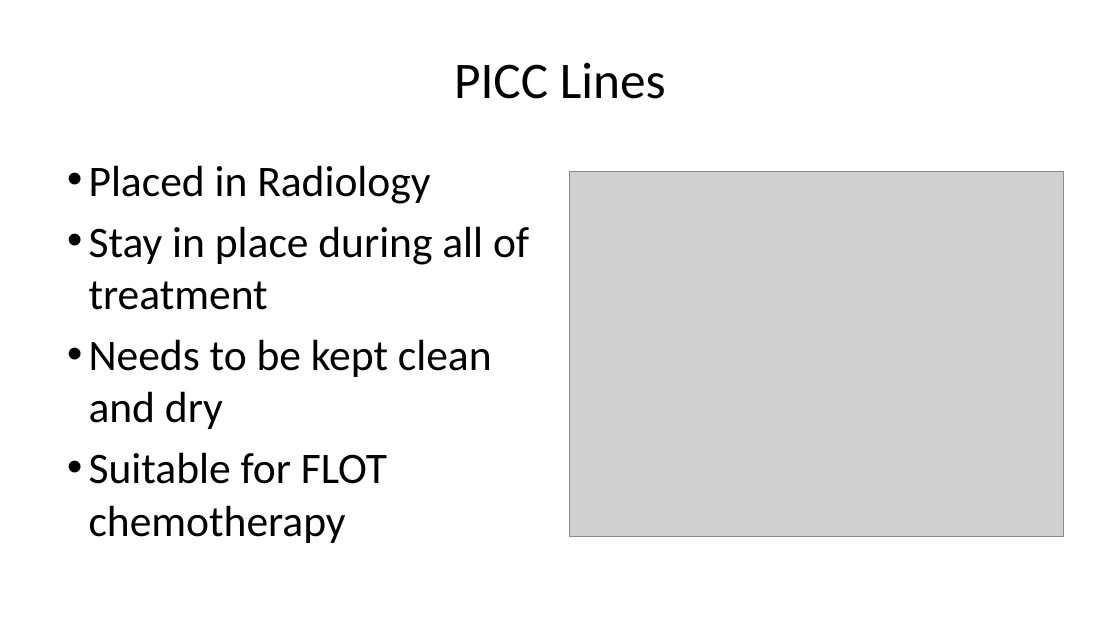
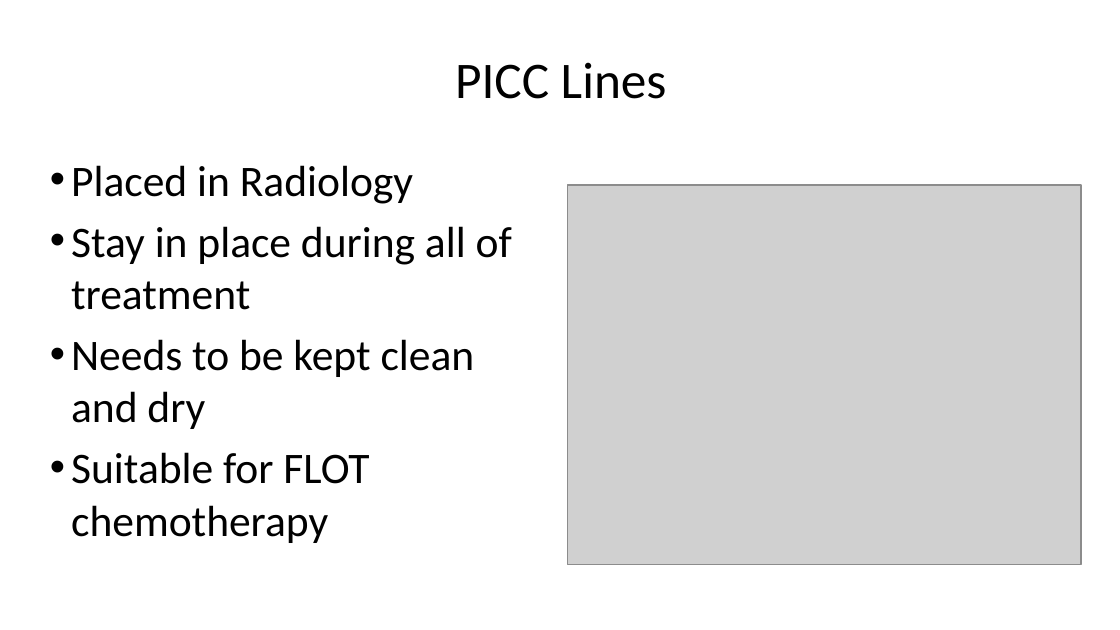
Before and after one commit to jcsalo/patient_education, a slide deck: slide 11 of lci_esom1.pptx. Drawn at 1120x630 pixels with LibreOffice and Linux fonts; fonts in the diff are those of the drawing; grey boxes stand for pictures. Boxes give left, top, right and bottom in pixels: in the first picture for what was removed or moved away, otherwise in the second. Text is boxed around its words. In the diff, an @@ line names an element or a change of style, - is before the commit and + after.

```diff
--- a/lci_esom1.pptx
+++ b/lci_esom1.pptx
@@ text "Placed in Radiology": place and size @@
-text "Placed in Radiology" at <box>89,165,529,543</box>
+text "Placed in Radiology" at <box>71,165,512,543</box>
@@ picture: place and size @@
-picture at <box>569,171,1064,536</box>
+picture at <box>568,185,1081,564</box>
```
Also in this commit, not shown: 24 other slides changed, 43 other files.
